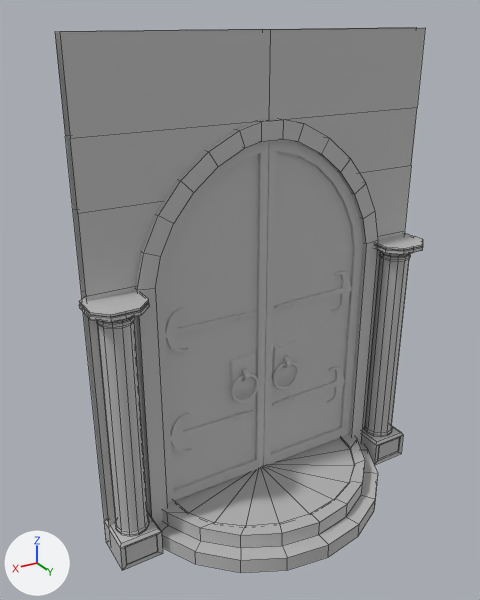
The FBX model Assets/Assets/SM_DungeonDoor.fbx, before and after one commit.
Camera for both pictures: a 50 mm camera at (5.56, 8.55, 8.2) aimed at (0.7, 0.44, 4.15). The axes (+X, +Y, +Z) are drawn at lower left. The lights are the same throughout. Mesh edges are drawn as thin lines on the coarser meshes. Objects named as collision shapes, trigger or cutter boxes, shadow casters or lower levels of detail are left out. Where no turn or scale is listed for an object, it has been applied to the vertices.

In view in the first picture: 'Door_Left4', 'Door_Right', 'SM_Dungeon_Door'.
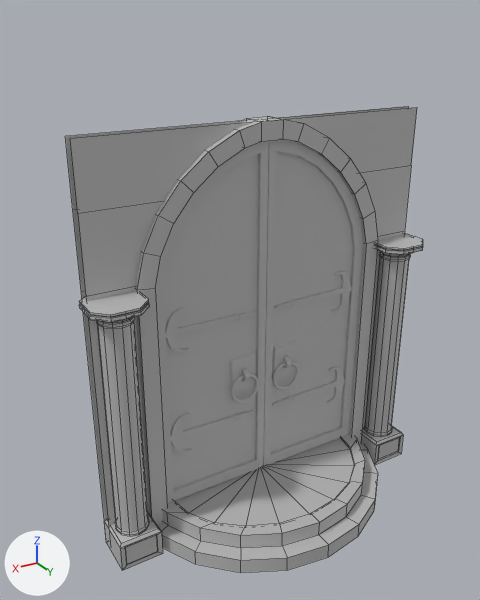
Where the change shows, as pixel boxes [x1, y1, x2, y2] in the pictures (480 x 600 px):
'SM_Dungeon_Door', reshaped (14% shorter): before [55, 27, 425, 573]; after [65, 106, 423, 573]
part 1 of me_mesh, deleted: before [55, 27, 425, 139]

The edits, one by one:
me_mesh has 535 vertices, 476 faces and spans x -3.09..3.09, y -0.31..1.99, z 0.0..8.0.
me_mesh is used by ob_sm_dungeon_door; location (0.0, 0.1, 0.0).
Verts and faces of me_mesh; kept vertices keep their numbers, new ones are numbered from 535.
Before the commit, vertices of me_mesh: 257 (0.0, -0.2, 8.0) at pixel (262, 29), 258 (-3.0, -0.2, 8.0) at pixel (416, 27), 259 (0.0, 0.0, 8.0) at pixel (270, 29), 260 (-3.0, 0.0, 8.0) at pixel (425, 27), 267 (0.0, 0.0, 6.75) at pixel (268, 120).
Before the commit, vertices of me_mesh: 268 (-3.0, 0.0, 6.75) at pixel (417, 107), 269 (0.0, -0.2, 6.75), 270 (-3.0, -0.2, 6.75), 277 (3.0, -0.2, 8.0) at pixel (54, 31), 278 (3.0, 0.0, 8.0) at pixel (59, 32).
Before the commit, vertices of me_mesh: 285 (3.0, 0.0, 6.75) at pixel (70, 138), 286 (3.0, -0.2, 6.75) at pixel (65, 136).
me_mesh no longer uses material mat_lambert2 (grey #bcbcbc).
Part 1, on me_mesh:
Vertices deleted: 257 to 260, 277, 278 (with the faces that use them).
me_mesh now uses material mat_lambert1 (grey #bcbcbc).
